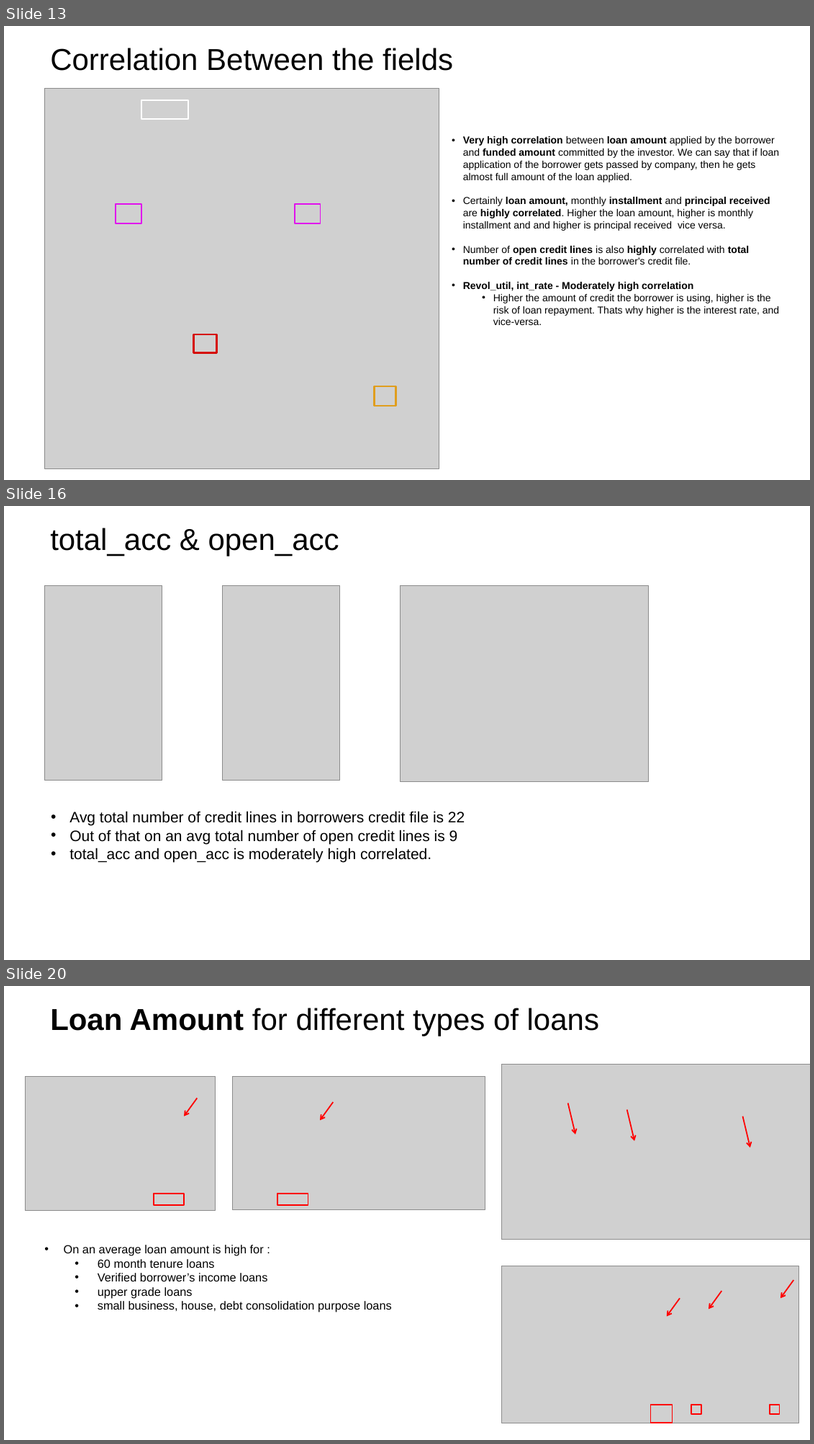
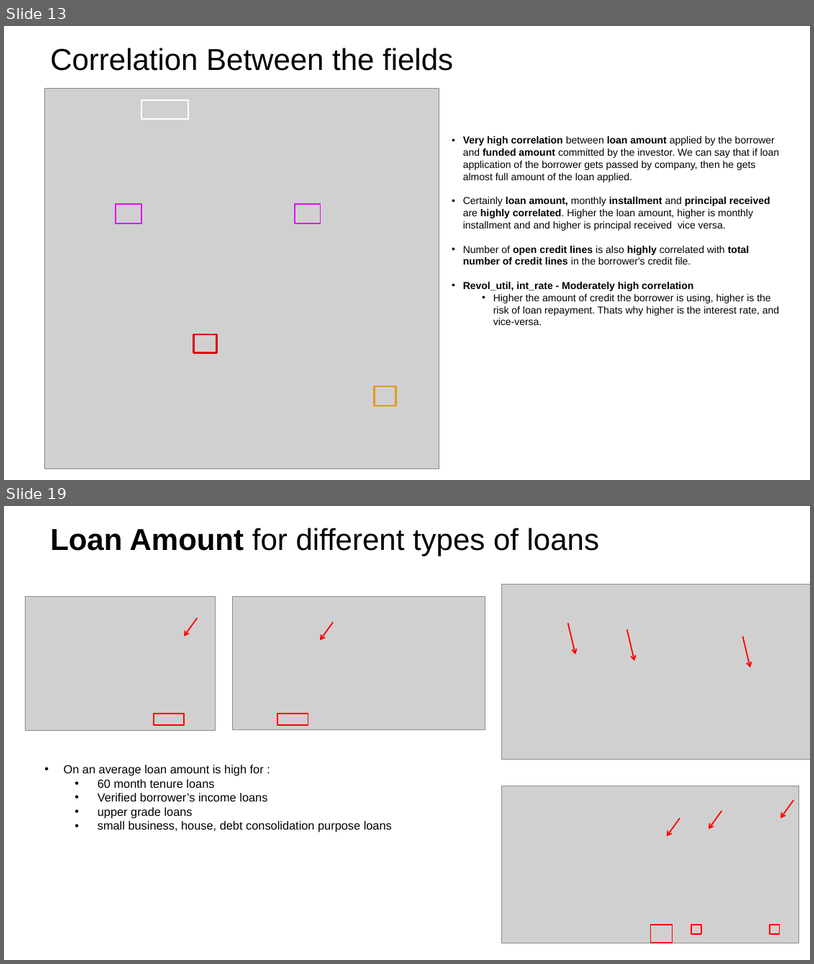
Before and after one commit to irish-luong/LandingClubCaseStudy, a slide deck: lending_club_case_study.pptx. Shown one above the other, each under a label of ours: slides 13, 16 and 20 before the commit, slides 13 and 19 after it; the slides between them are not shown. The pictures are 814x1444 and 814x964 pixels, drawn with LibreOffice and Linux fonts; fonts in the diff are those of the drawing; grey boxes stand for pictures; background and template pictures are left out. Boxes give left, top, right and bottom in pixels: in the first picture for what was removed or moved away, otherwise in the second. Text is boxed around its words. In the diff, an @@ line names an element or a change of style, - is before the commit and + after.

```diff
--- a/lending_club_case_study.pptx
+++ b/lending_club_case_study.pptx
@@ slide 16 removed at (x1=4, y1=506, x2=810, y2=960), background picture (left out) @@
@@ title removed at (x1=50, y1=528, x2=340, y2=556) @@
-total_acc & open_acc
@@ picture removed at (x1=44, y1=586, x2=162, y2=780) @@
@@ picture removed at (x1=222, y1=586, x2=340, y2=780) @@
@@ picture removed at (x1=400, y1=586, x2=649, y2=782) @@
@@ text removed at (x1=70, y1=811, x2=465, y2=862) @@
-• Avg total number of credit lines in borrowers credit file is 22
-• Out of that on an avg total number of open credit lines is 9
-• total_acc and open_acc is moderately high correlated.
@@ what was slide 20 is now slide 19 @@
```
Also in this commit, not shown: 6 slides changed, 2 other files.
